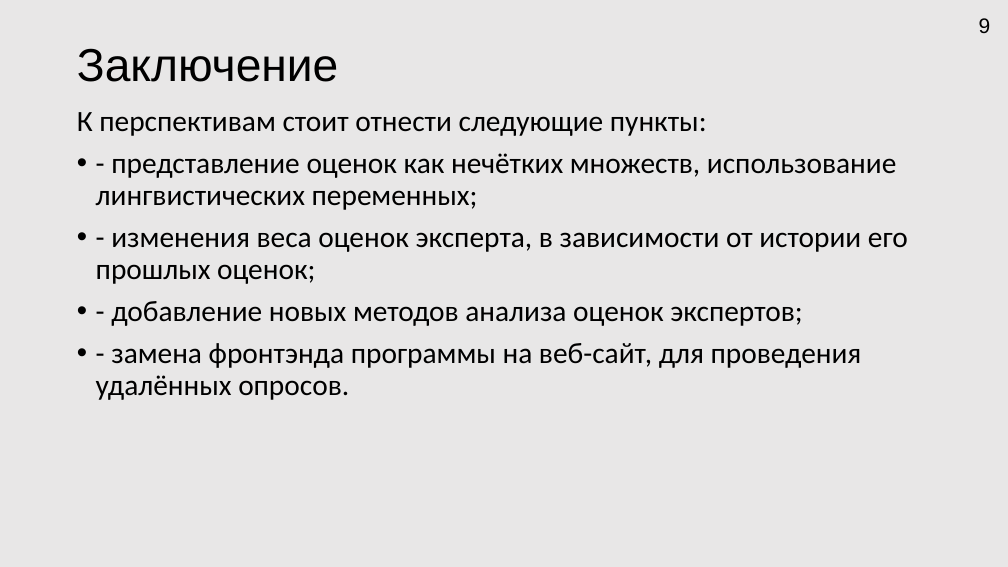
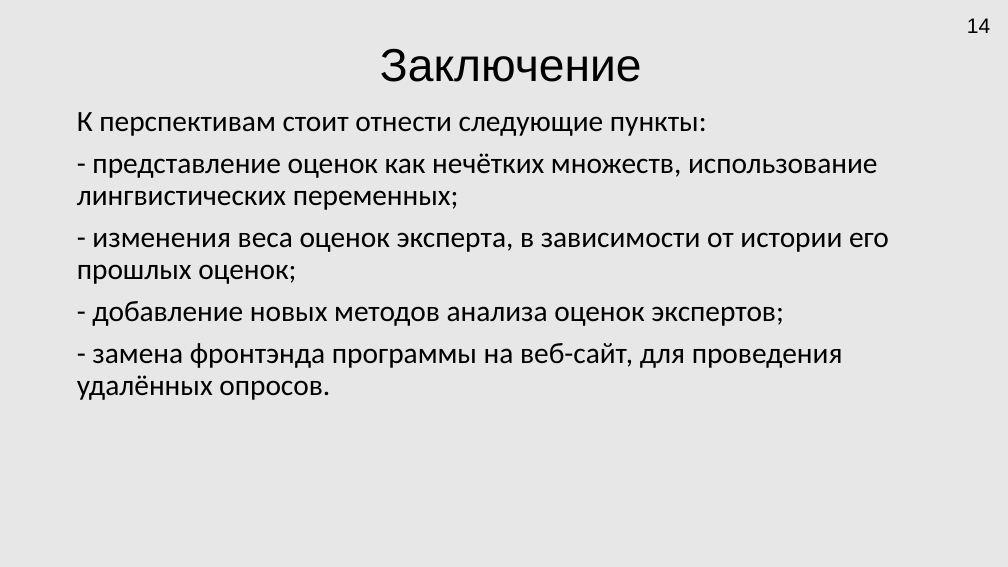
Before and after one commit to HORNetpy/testgitrepo, a slide deck: slide 14 of Docs/Мои документы/Презентация Microsoft PowerPoint.pptx (slide 9 before the commit). Drawn at 1008x567 pixels with LibreOffice and Linux fonts; fonts in the diff are those of the drawing. Boxes give left, top, right and bottom in pixels: in the first picture for what was removed or moved away, otherwise in the second. Text is boxed around its words. In the diff, an @@ line names an element or a change of style, - is before the commit and + after.

```diff
--- a/Docs/Мои документы/Презентация Microsoft PowerPoint.pptx
+++ b/Docs/Мои документы/Презентация Microsoft PowerPoint.pptx
@@ page number at box(967, 18, 990, 33): text changed @@
-9
+14
@@ title "Заключение" at box(380, 48, 642, 82): alignment left to centre @@
@@ text at box(77, 153, 889, 400): bullet • to none @@
```
Also in this commit, not shown: 8 other slides changed, 6 slides added, 1 slide removed, 4 other files.
